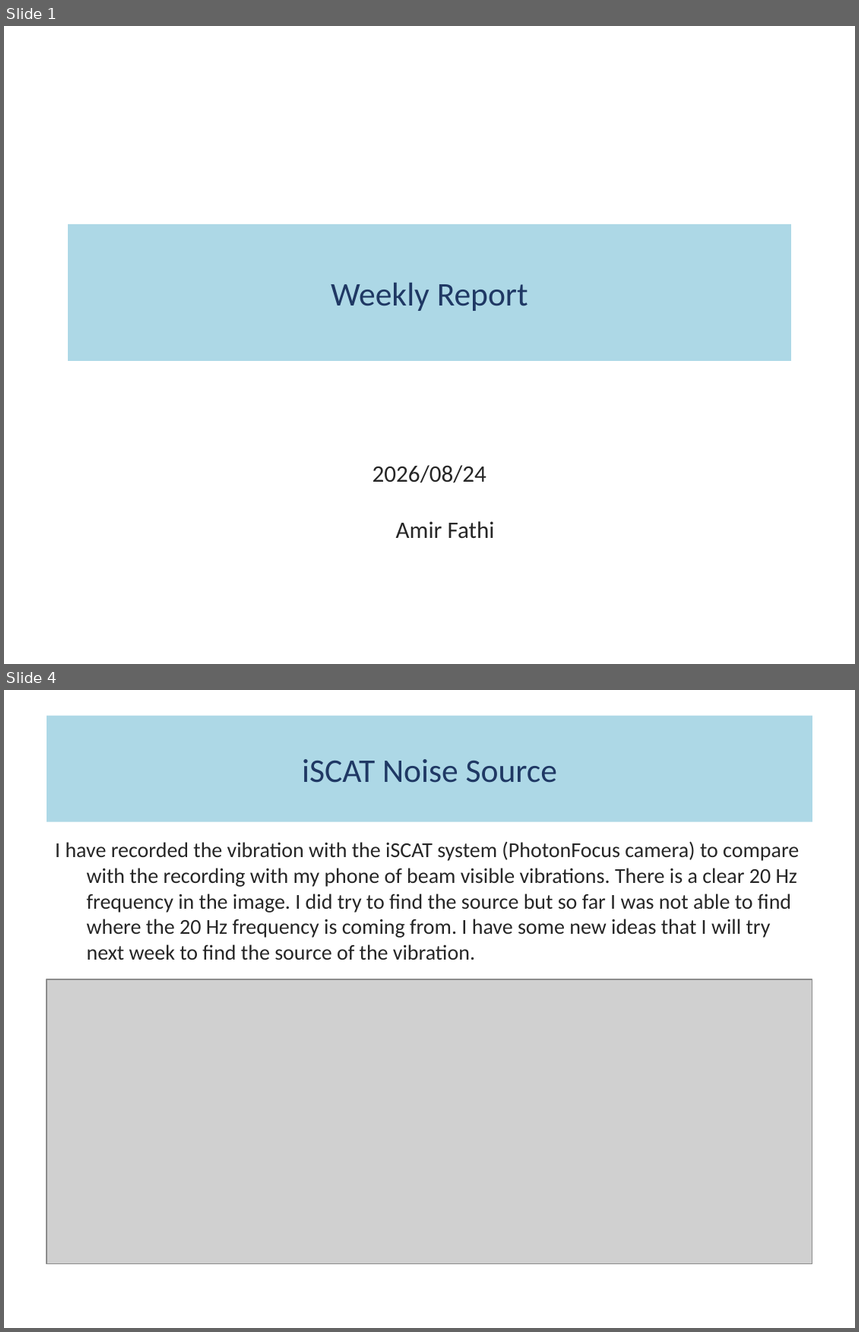
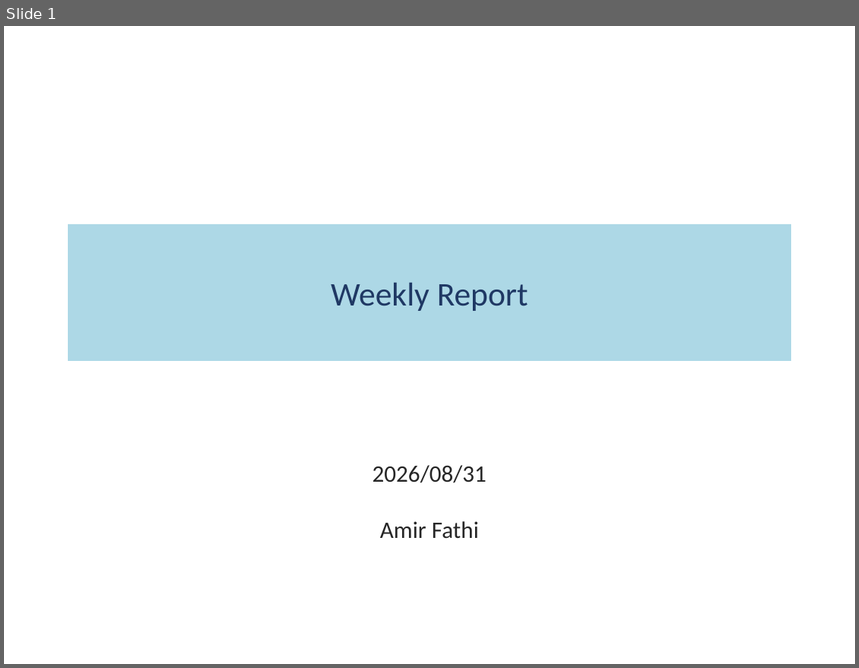
Before and after one commit to fathi0amir/ppt-with-quarto, a slide deck: main.pptx. Shown one above the other, each under a label of ours: slides 1 and 4 before the commit, slide 1 after it; the slides between them are not shown. The pictures are 859x1332 and 859x668 pixels, drawn with LibreOffice and Linux fonts; fonts in the diff are those of the drawing; grey boxes stand for pictures. Boxes give left, top, right and bottom in pixels: in the first picture for what was removed or moved away, otherwise in the second. Text is boxed around its words. In the diff, an @@ line names an element or a change of style, - is before the commit and + after.

```diff
--- a/main.pptx
+++ b/main.pptx
@@ slide 4 removed at box(4, 690, 855, 1328), background #FFFFFF @@
@@ title removed at box(47, 716, 813, 822) @@
-iSCAT Noise Source
@@ text removed at box(55, 841, 799, 960) @@
-I have recorded the vibration with the iSCAT system (PhotonFocus camera) to compare with the recording with my phone of beam visible vibrations. There is a clear 20 Hz frequency in the image. I did try to find the source but so far I was not able to find where the 20 Hz frequency is coming from. I have some new ideas that I will try next week to find the source of the vibration.
@@ picture removed at box(47, 980, 813, 1265) @@
@@ slide 1 changed as well @@
@@ subtitle at box(373, 465, 487, 539): text changed @@
-2026/08/24
-Amir Fathi
+2026/08/31
+Amir Fathi
```
Also in this commit, not shown: 3 other slides changed, 5 slides added, 3 other slides removed, 5 other files.
